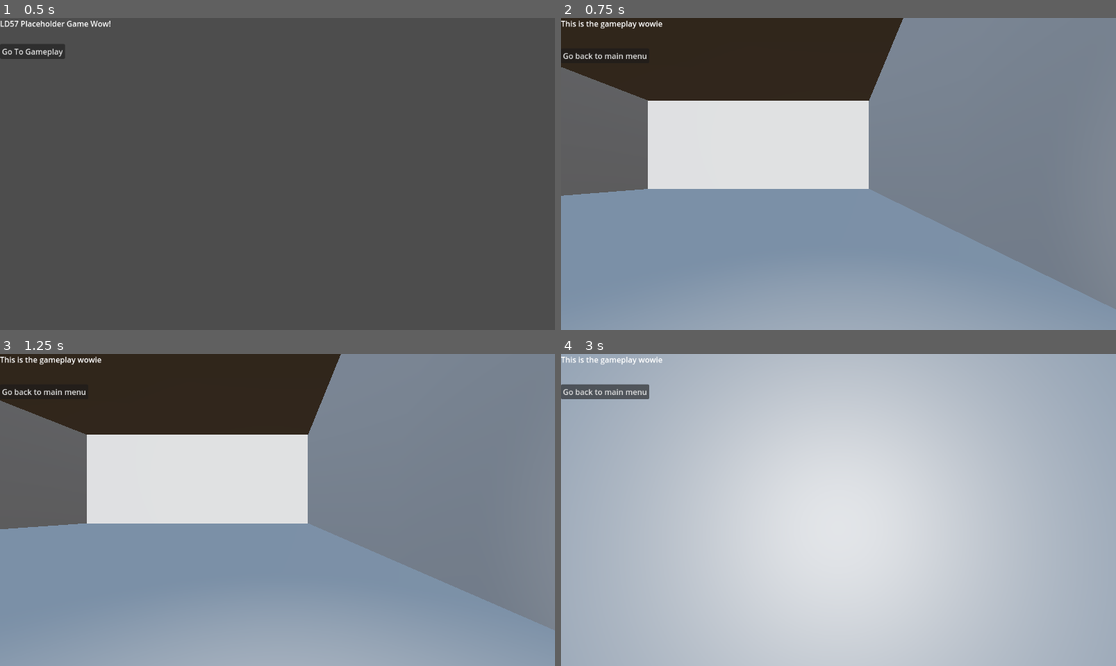
Above: before the commit, frames 1-4 (two rows, left to right).
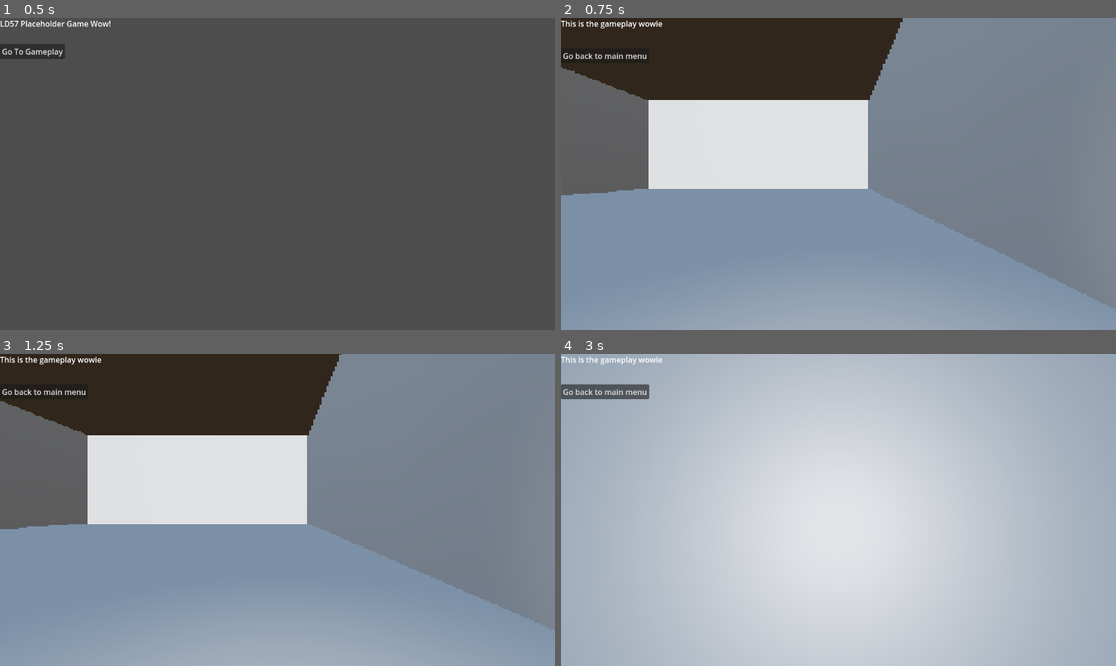
Above: after the commit, the same moments.

Repository: AnsonRutherford/LD57
Game: Godot game, scene res://Scenes/start.tscn
The game is run twice, just before and just after one commit, with the same random seed, the same clock (stepped at 60 frames per second) and the same inputs.
Inputs (mouse positions are in pixels of both pictures, inside the frame that each line leads up to):
- Up to frame 1 (0.5 s): no input
- Up to frame 2 (0.75 s): click "Go To Gameplay" at 0.5 s
- Up to frame 3 (1.25 s): no input
- Up to frame 4 (3 s): click "Go back to main menu" at 1.25 s; click "Go To Gameplay" at 2 s; tap Enter at 2.75 s; move the mouse to (866, 510) at 2.77 s; hold Up (ui_up) from 2.78 s (still down); click (866, 510) at 2.85 s

Frame 1 is identical in both runs. In frame 2, 0.3% of the frame differs, in the area x 0-100%, y 0-94%; in frame 3, 0.4%, in the area x 0-100%, y 0-89%; in frame 4, less than 0.1%.

Commit message:
Light Puzzle and Shader

Diff:
--- a/Materials/Shaders/post_process.gdshader
+++ b/Materials/Shaders/post_process.gdshader
@@ -9,5 +9,6 @@
 }
 
 void fragment() {
-	ALBEDO.rgb = vec3(texture(screen_texture, SCREEN_UV).rgb);
+	vec2 screen_chunk = round(SCREEN_UV * 256.0)/256.0;
+	ALBEDO.rgb = vec3(texture(screen_texture, screen_chunk).rgb);
 }
--- a/Scenes/gameplay.tscn
+++ b/Scenes/gameplay.tscn
@@ -1,6 +1,7 @@
-[gd_scene load_steps=8 format=3 uid="uid://iblvj5it46o8"]
+[gd_scene load_steps=9 format=3 uid="uid://iblvj5it46o8"]
 
 [ext_resource type="Script" uid="uid://dwbt24gp2w1xt" path="res://Scripts/gameplay.gd" id="1_hf1ha"]
+[ext_resource type="PackedScene" uid="uid://p33wb31v71yi" path="res://Scenes/post_processing.tscn" id="2_r8bcl"]
 [ext_resource type="PackedScene" uid="uid://c2fbb4atf5n6p" path="res://Scenes/puzzle_room.tscn" id="3_kwrm5"]
 [ext_resource type="PackedScene" uid="uid://p6topo8tswhw" path="res://Player.tscn" id="3_m34ki"]
 [ext_resource type="PackedScene" uid="uid://bwtwjlhrpa181" path="res://Scenes/PuzzleDoor.tscn" id="4_kwrm5"]
@@ -19,6 +20,8 @@
 
 [node name="Gameplay" type="Node3D"]
 script = ExtResource("1_hf1ha")
+
+[node name="Post Processing" parent="." instance=ExtResource("2_r8bcl")]
 
 [node name="WorldEnvironment" type="WorldEnvironment" parent="."]
 environment = SubResource("Environment_kwrm5")
--- a/Scenes/puzzle_room.tscn
+++ b/Scenes/puzzle_room.tscn
@@ -34,4 +34,3 @@
 [node name="Mirror Pillar" parent="." instance=ExtResource("1_gka4x")]
 transform = Transform3D(1, 0, 0, 0, 1, 0, 0, 0, 1, -9, 1.48696, 0)
 has_mirror = true
-pillar_index = 0
